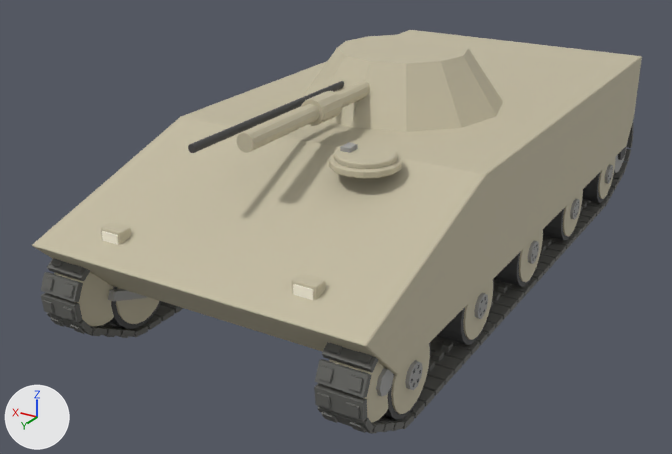
Two versions of the glTF model assets/models/rus_ifv_bmd4.glb, one commit apart.
Both versions are drawn from a camera (50 mm lens) standing at (-3.83, 7.57, 3.85) and looking at (0.37, 0.56, 0.35). The axes (+X, +Y, +Z) are drawn at lower left. The lights are the same throughout. The picture after the commit comes second. Vertices at exactly the same position are counted once.

In view in the first picture: 'barrel', 'body', 'turret'.
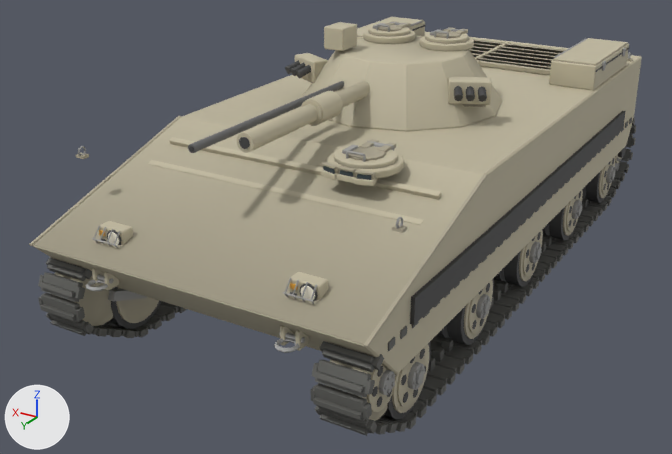
Changed parts and their boxes [x1, y1, x2, y2] in the pictures (672 x 454 px):
'body', reshaped
    before: [32, 30, 642, 434]
    after: [29, 17, 642, 436]
'turret', reshaped (8% wider, 14% taller)
    before: [303, 35, 503, 132]
    after: [285, 21, 502, 132]
part 1 of me_body, added
    after: [410, 111, 626, 325]
part 2 of me_body, added
    after: [397, 346, 428, 407]
part 3 of me_body, added
    after: [468, 281, 492, 334]
part 4 of me_body, added
    after: [523, 231, 542, 277]
part 5 of me_body, added
    after: [566, 190, 582, 232]
part 6 of me_body, added
    after: [601, 157, 615, 194]
part 7 of me_body, added
    after: [367, 364, 393, 412]
part 8 of me_body, rebuilt
    before: [329, 153, 402, 178]
    after: [327, 152, 404, 178]
part 9 of me_body, rebuilt (11% wider, 7% taller)
    before: [291, 274, 326, 300]
    after: [289, 272, 328, 300]
part 10 of me_body, rebuilt (13% wider, 9% taller)
    before: [101, 222, 131, 244]
    after: [99, 221, 133, 245]
part 11 of me_body, deleted (mostly hidden)
    before: [42, 142, 396, 434]
part 12 of me_body, built on
    before: [41, 117, 634, 433]
    after: [29, 17, 636, 436]
part 13 of me_body, recoloured
    both: [33, 32, 636, 427]

Diff of the bpy script that builds the scene:
```diff
--- a/assets/models/rus_ifv_bmd4.glb.py
+++ b/assets/models/rus_ifv_bmd4.glb.py
@@ mat_trim_rus @@
+mat_trim_rus = bpy.data.materials.new('trim_rus')
+# nodes: BsdfPrincipled, Mix, OutputMaterial, VertexColor
+# colours: beige #ada690, mixed with the vertex colours
@@ mat_glass @@
+mat_glass = bpy.data.materials.new('glass')
+# nodes: BsdfPrincipled, Mix, OutputMaterial, VertexColor
+# colours: dark blue #3f5059, mixed with the vertex colours
@@ mat_lens @@
+mat_lens = bpy.data.materials.new('lens')
+# nodes: BsdfPrincipled, Mix, OutputMaterial, VertexColor
+# colours: orange #f3b33f, mixed with the vertex colours
@@ mat_red @@
+mat_red = bpy.data.materials.new('red')
+# nodes: BsdfPrincipled, Mix, OutputMaterial, VertexColor
+# colours: red #cb3f30, mixed with the vertex colours
@@ me_body @@
-me_body.from_pydata(...)  # 8106 vertices, 13028 faces; spans x -1.45..1.45, y -3.24..3.25, z -0.07..1.64
+me_body.from_pydata(...)  # 13832 vertices, 22924 faces; spans x -1.49..1.49, y -3.33..3.28, z -0.06..1.76
+# me_body part 1: a new loose piece, a box spanning x -1.485..-1.455, y -2.45..2.65, z 0.82..1.02, in mat_rubber
+# me_body part 2: a new loose piece, a 16-sided cylinder along x spanning x -1.425..-1.4, y 2.269..2.731, z 0.099..0.561, in mat_paint_rus
+# me_body part 3: a new loose piece, a 16-sided cylinder along x spanning x -1.425..-1.4, y 1.069..1.531, z 0.099..0.561, in mat_paint_rus
+# me_body part 4: a new loose piece, a 16-sided cylinder along x spanning x -1.425..-1.4, y -0.131..0.331, z 0.099..0.561, in mat_paint_rus
+# me_body part 5: a new loose piece, a 16-sided cylinder along x spanning x -1.425..-1.4, y -1.331..-0.869, z 0.099..0.561, in mat_paint_rus
+# me_body part 6: a new loose piece, a 16-sided cylinder along x spanning x -1.425..-1.4, y -2.531..-2.069, z 0.099..0.561, in mat_paint_rus
+# me_body part 7: a new loose piece, a 16-sided cylinder along x spanning x -1.404..-1.384, y 2.69..3.11, z 0.28..0.7, in mat_paint_rus
+# me_body part 8: the loose piece of 56 vertices spanning x -0.87..-0.33, y 1.47..2.03, z 1.5..1.56 is rebuilt with 64 vertices and now spans x -0.89..-0.31, y 1.46..2.04, z 1.5..1.56
+# me_body part 9: the loose piece of 24 vertices spanning x -0.95..-0.75, y 2.89..3.01, z 0.98..1.12 is rebuilt with 24 vertices and now spans x -0.97..-0.73, y 2.89..3.01, z 0.97..1.13
+# me_body part 10: the loose piece of 24 vertices spanning x 0.75..0.95, y 2.89..3.01, z 0.98..1.12 is rebuilt with 24 vertices and now spans x 0.73..0.97, y 2.89..3.01, z 0.97..1.13
+# me_body part 11: 437 loose pieces with 3496 vertices, spanning x -1.4..1.4, y -3.24..3.25, z -0.07..1.64, are deleted
+# me_body part 12: 404 vertices moved within x -1.45..1.45, y -3.05..3.24, z -0.01..1.5; 2528 vertices removed from x -1.45..1.45, y -3.21..3.23, z -0.06..1.61; 11134 vertices added at x -1.48..1.48, y -3.33..3.28, z -0.06..1.76
+# me_body part 13: 1627 kept faces spanning x -1.45..1.45, y -3.2..3.24, z -0.06..1.5 get new vertex colours
+# other edits to the shape of me_body do not show in these pictures
 me_body.materials.append(mat_rubber)
@@ me_body @@
 me_body.materials.append(mat_light)
+me_body.materials.append(mat_lens)
+me_body.materials.append(mat_trim_rus)
+me_body.materials.append(mat_glass)
+me_body.materials.append(mat_red)
@@ me_turret @@
-me_turret.from_pydata(...)  # 24 vertices, 44 faces; spans x -0.95..0.95, y -0.95..0.95, z 0.0..0.5
+me_turret.from_pydata(...)  # 772 vertices, 1392 faces; spans x -1.0..1.01, y -0.94..0.94, z 0.0..0.72
+# me_turret part 14: 24 vertices removed from x -0.95..0.95, y -0.95..0.95, z 0.0..0.5; 772 vertices added at x -1.0..1.01, y -0.94..0.94, z 0.0..0.72
 me_turret.materials.append(mat_paint_rus)
+me_turret.materials.append(mat_trim_rus)
+me_turret.materials.append(mat_metal)
+me_turret.materials.append(mat_dark)
+me_turret.materials.append(mat_rubber)
```
